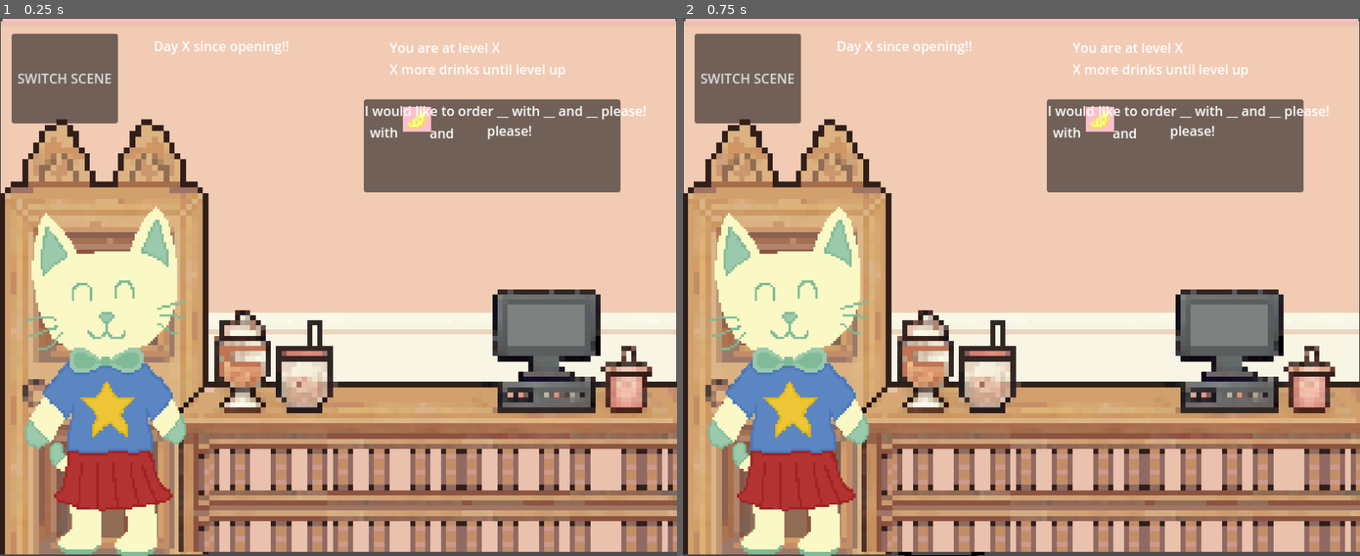
Above: before the commit, frames 1-2 (left to right).
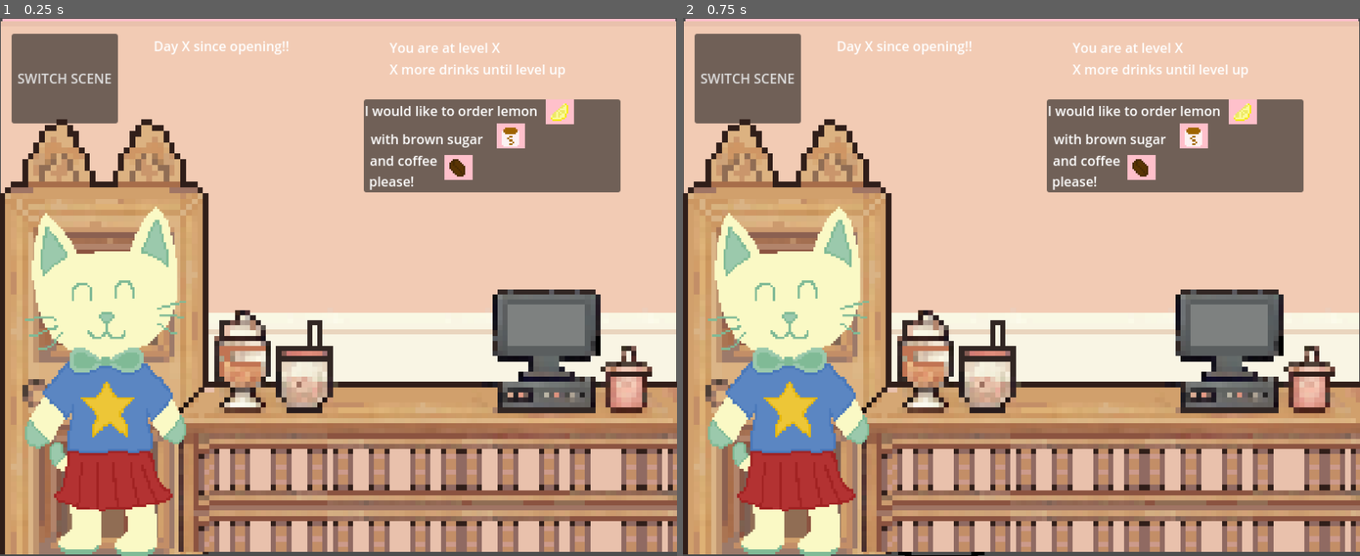
Above: after the commit, the same moments.

Repository: aylabaguette/40sGame
Game: Godot game, scene res://scenes/main.tscn
The game is run twice, just before and just after one commit, with the same random seed, the same clock (stepped at 60 frames per second) and the same inputs.
Inputs (mouse positions are in pixels of both pictures, inside the frame that each line leads up to):
- Up to frame 1 (0.25 s): no input
- Up to frame 2 (0.75 s): tap Enter at 0.5 s; move the mouse to (947, 480) at 0.52 s; click (947, 480) at 0.6 s

The runs differ from the first frame. In frame 1, 1.4% of the frame differs, in the area x 54-96%, y 15-32%; in frame 2, 1.4%.

Commit message:
organized layout for the speech bubble

Diff:
--- a/40s-game/scenes/Shop.tscn
+++ b/40s-game/scenes/Shop.tscn
@@ -105,28 +105,28 @@
 
 [node name="image" type="TextureRect" parent="SpeechBubble/Panel"]
 layout_mode = 0
-offset_left = -4.0
-offset_top = 3.0
-offset_right = 369.0
-offset_bottom = 215.0
+offset_left = 109.0
+offset_top = 23.0
+offset_right = 482.0
+offset_bottom = 235.0
 expand_mode = 3
 stretch_mode = 4
 
 [node name="image2" type="TextureRect" parent="SpeechBubble/Panel"]
 layout_mode = 0
-offset_left = 60.0
-offset_top = 66.0
-offset_right = 433.0
-offset_bottom = 278.0
+offset_left = 46.0
+offset_top = 61.0
+offset_right = 419.0
+offset_bottom = 273.0
 expand_mode = 3
 stretch_mode = 4
 
 [node name="image3" type="TextureRect" parent="SpeechBubble/Panel"]
 layout_mode = 0
-offset_left = -104.0
-offset_top = -29.0
-offset_right = 269.0
-offset_bottom = 183.0
+offset_left = 168.0
+offset_top = -6.0
+offset_right = 541.0
+offset_bottom = 206.0
 expand_mode = 3
 stretch_mode = 4
 
@@ -139,23 +139,23 @@
 
 [node name="Label2" type="Label" parent="SpeechBubble/Panel"]
 layout_mode = 0
-offset_left = 3.0
-offset_top = 28.0
-offset_right = 43.0
-offset_bottom = 51.0
+offset_left = 4.0
+offset_top = 36.0
+offset_right = 44.0
+offset_bottom = 59.0
 
 [node name="Label3" type="Label" parent="SpeechBubble/Panel"]
 layout_mode = 0
-offset_left = 75.0
-offset_top = 29.0
-offset_right = 115.0
-offset_bottom = 52.0
+offset_left = 3.0
+offset_top = 62.0
+offset_right = 43.0
+offset_bottom = 85.0
 
 [node name="Label4" type="Label" parent="SpeechBubble/Panel"]
 layout_mode = 0
-offset_left = 144.0
-offset_top = 26.0
-offset_right = 184.0
-offset_bottom = 49.0
+offset_left = 2.0
+offset_top = 87.0
+offset_right = 42.0
+offset_bottom = 110.0
 
 [connection signal="pressed" from="Button" to="." method="_on_button_pressed"]
--- a/40s-game/scenes/SpeechBubble.gd
+++ b/40s-game/scenes/SpeechBubble.gd
@@ -25,12 +25,18 @@
 	var toppingSelected2 = "res://sprites/kitchen/toppings - dispenser/coffee.PNG"
 	var flavourSelected = "res://sprites/kitchen/toppings - dispenser/lemon.PNG"
 
+	var topping1Name = getName(toppingSelected)
+	var topping2Name = getName(toppingSelected2)
+	var flavourName = getName(flavourSelected)
+
+
 	#var message = "order text here!"
 	#I woudl like to order _flavour_ (photo) with _topping1_ (photo) and _topping2_ (photo) pelase!
-	var message1 = "I would like to order __ with __ and __ please!"
-	var message2 = " with "
-	var message3 = " and "
+	var message1 = "I would like to order " +flavourName
+	var message2 = " with " + topping1Name
+	var message3 = " and " + topping2Name
 	var message4 = " please!"
+
 	setBubble(toppingSelected, toppingSelected2, flavourSelected, message1, message2, message3, message4)
 
 
@@ -39,13 +45,20 @@
 	pass
 
 
+func getName(path: String) -> String:
+	var fileName = path.get_file().get_basename()  #this gets the name of the file!!
+	return fileName
+
+
 func setBubble(image_path: String, image_path2: String, image_path3: String, order1: String, order2: String, order3: String, order4: String)-> void:
 	var texture = load(image_path)
 	var texture2 = load(image_path2)
 	var texture3 = load(image_path3)
+
 	image.texture = texture
-	image.texture = texture2
-	image.texture = texture3
+	image2.texture = texture2
+	image3.texture = texture3
+
 	label.text = order1
 	label2.text = order2
 	label3.text = order3
Not shown, changed: .DS_Store
Not shown, changed: 40s-game/.DS_Store
Not shown, changed: 40s-game/sprites/.DS_Store
